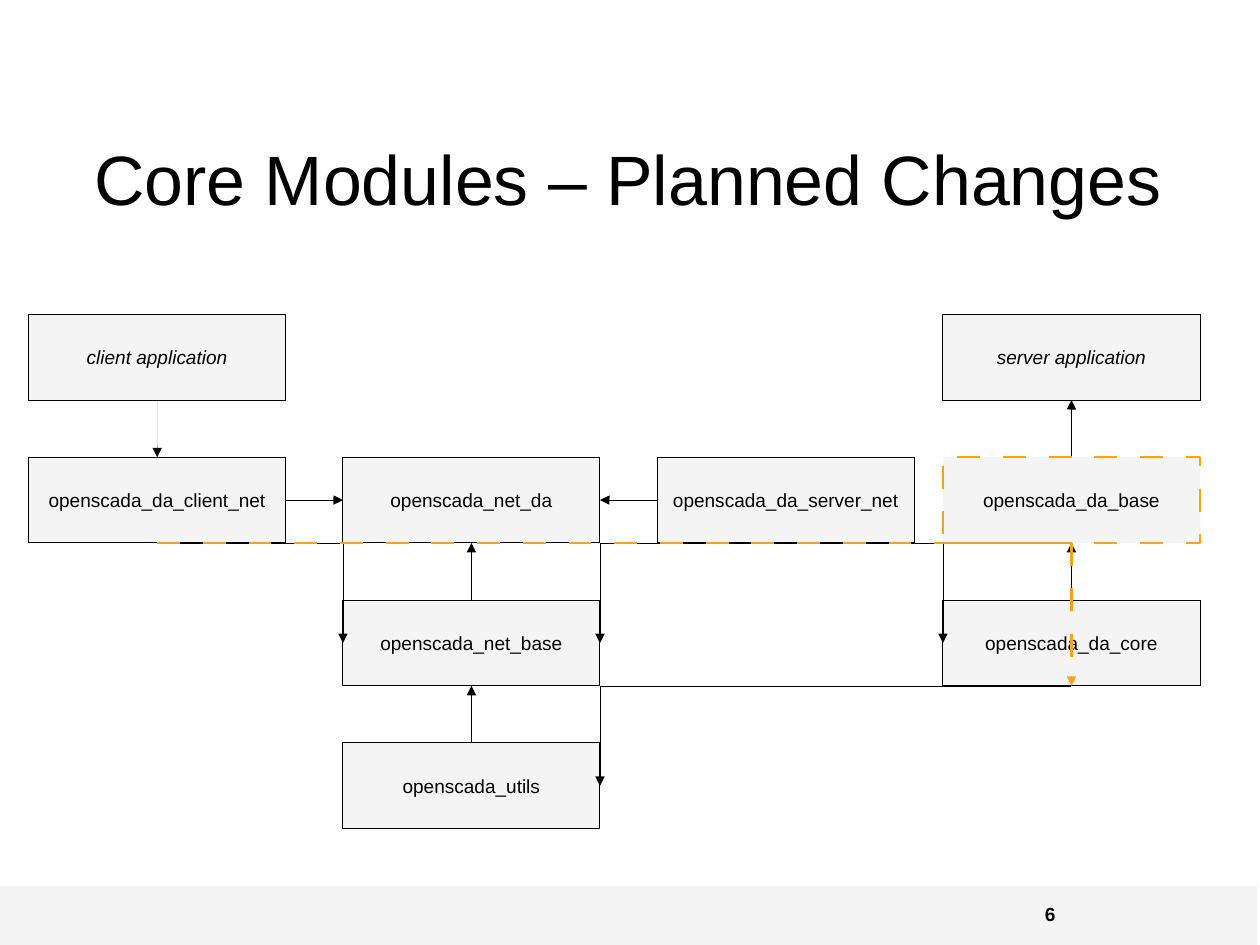
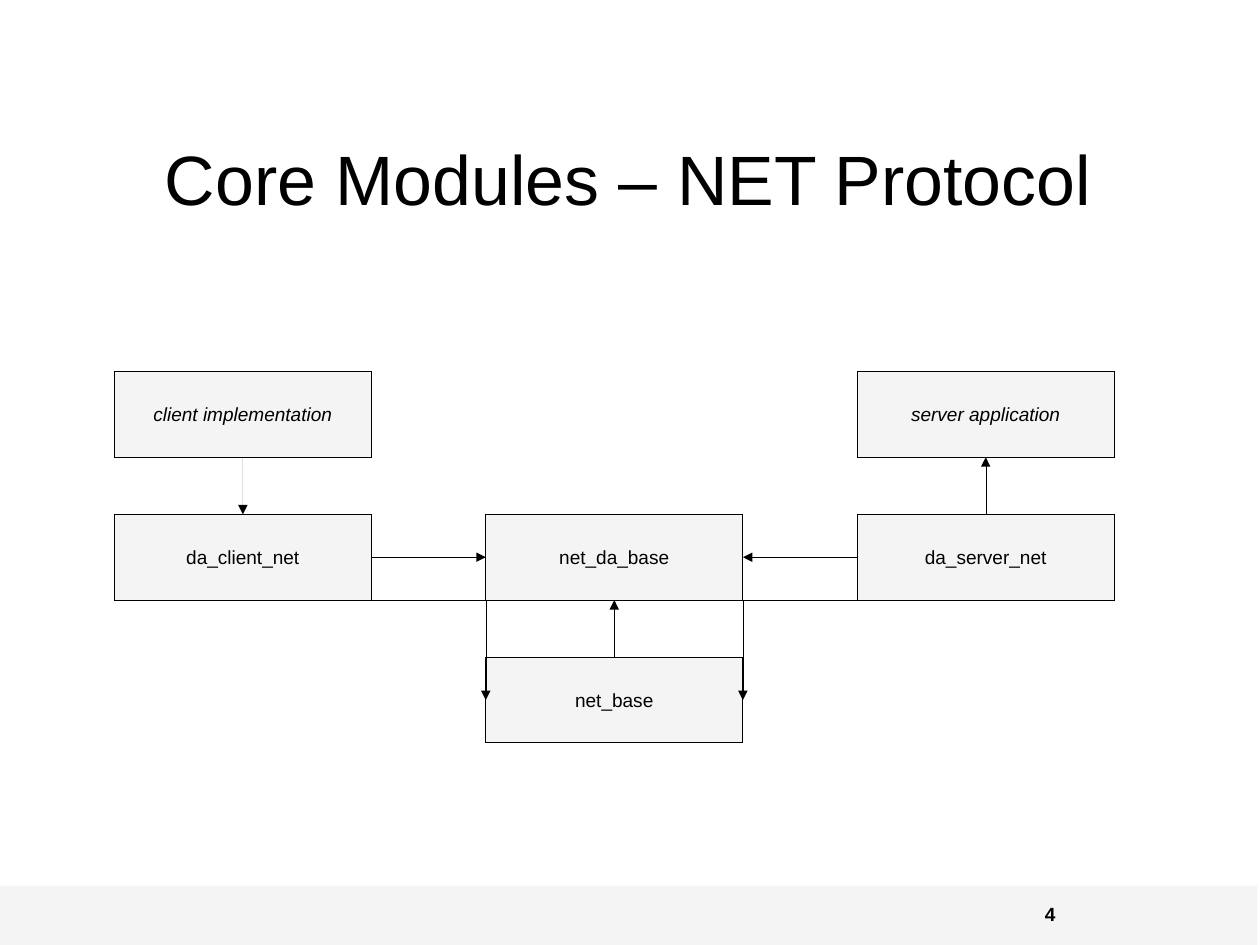
Before and after one commit to ctron/org.openscada.atlantis, a slide deck: slide 4 of documentation/project_overview.odp (slide 6 before the commit). Drawn at 1260x945 pixels with LibreOffice and Linux fonts; fonts in the diff are those of the drawing; background and template pictures are left out. Boxes give left, top, right and bottom in pixels: in the first picture for what was removed or moved away, otherwise in the second. Text is boxed around its words. In the diff, an @@ line names an element or a change of style, - is before the commit and + after.

```diff
--- a/documentation/project_overview.odp
+++ b/documentation/project_overview.odp
@@ title at (x1=165, y1=154, x2=1091, y2=206): text changed @@
-Core Modules – Planned Changes
+Core Modules – NET Protocol
@@ rectangle "client implementation" moved from (x1=29, y1=314, x2=286, y2=400) to (x1=114, y1=372, x2=372, y2=457) @@
@@ rectangle "server application" moved from (x1=943, y1=314, x2=1201, y2=400) to (x1=858, y1=372, x2=1115, y2=457) @@
@@ text in rectangle at (x1=153, y1=407, x2=332, y2=425): text changed @@
-client application
+client implementation
@@ arrow moved from (157, 400) - (158, 457) to (242, 457) - (244, 515) @@
@@ rectangle removed at (x1=943, y1=457, x2=1201, y2=543) @@
-openscada_da_base
@@ elbow arrow moved from (1071, 457) - (1072, 400) to (986, 515) - (987, 457) @@
@@ elbow arrow removed from (657, 501) to (600, 500) @@
@@ rectangle "da_client_net" moved from (x1=29, y1=457, x2=286, y2=543) to (x1=114, y1=515, x2=372, y2=600) @@
@@ rectangle "net_da_base" moved from (x1=343, y1=457, x2=600, y2=543) to (x1=486, y1=515, x2=743, y2=600) @@
@@ rectangle "da_server_net" moved from (x1=657, y1=457, x2=915, y2=543) to (x1=858, y1=515, x2=1115, y2=600) @@
@@ elbow arrow removed from (157, 543) to (1072, 686) @@
@@ text in rectangle at (x1=186, y1=550, x2=299, y2=568): text changed @@
-openscada_da_client_net
+da_client_net
@@ elbow arrow moved from (286, 500) - (343, 501) to (372, 557) - (486, 558) @@
@@ text in rectangle at (x1=559, y1=550, x2=669, y2=568): text changed @@
-openscada_net_da
+net_da_base
@@ elbow arrow moved from (785, 543) - (600, 644) to (858, 558) - (743, 557) @@
@@ text in rectangle at (x1=925, y1=550, x2=1047, y2=568): text changed @@
-openscada_da_server_net
+da_server_net
@@ elbow arrow removed from (1071, 600) to (1072, 543) @@
@@ elbow arrow moved from (157, 543) - (343, 644) to (242, 600) - (486, 701) @@
@@ elbow arrow moved from (471, 600) - (472, 543) to (614, 657) - (615, 600) @@
@@ elbow arrow moved from (785, 543) - (943, 644) to (986, 600) - (743, 701) @@
@@ rectangle removed at (x1=943, y1=600, x2=1201, y2=686) @@
-openscada_da_core
@@ rectangle "net_base" moved from (x1=343, y1=600, x2=600, y2=686) to (x1=486, y1=657, x2=743, y2=743) @@
@@ elbow arrow removed from (471, 743) to (472, 686) @@
@@ elbow arrow removed from (1071, 686) to (600, 787) @@
@@ text in rectangle at (x1=575, y1=693, x2=653, y2=711): text changed @@
-openscada_net_base
+net_base
@@ rectangle removed at (x1=343, y1=743, x2=600, y2=829) @@
-openscada_utils
@@ page number at (x1=1045, y1=908, x2=1056, y2=921): text changed @@
-6
+4
```
Also in this commit, not shown: 4 other slides changed, 1 slide added, 1 slide removed.
